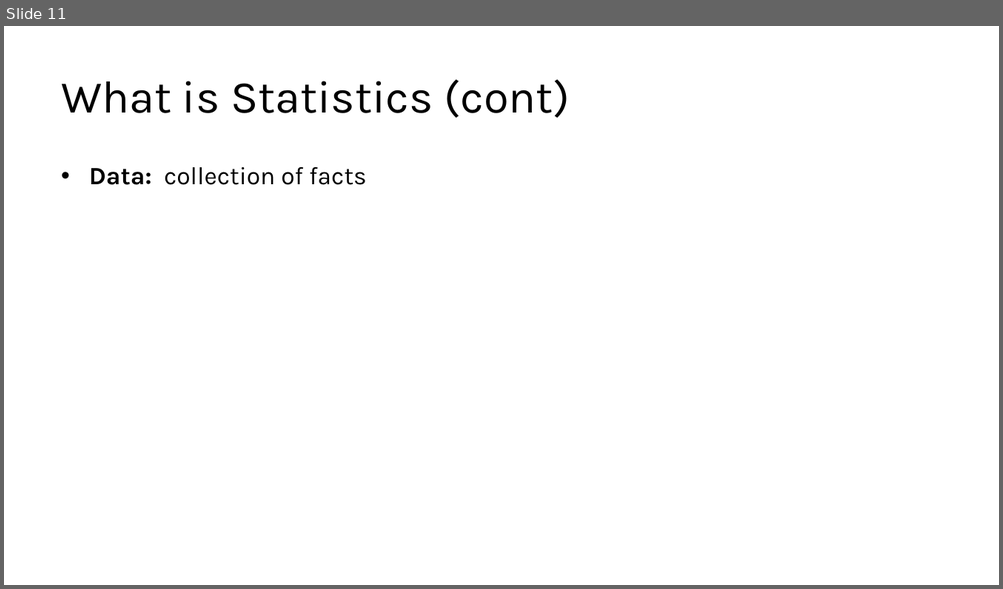
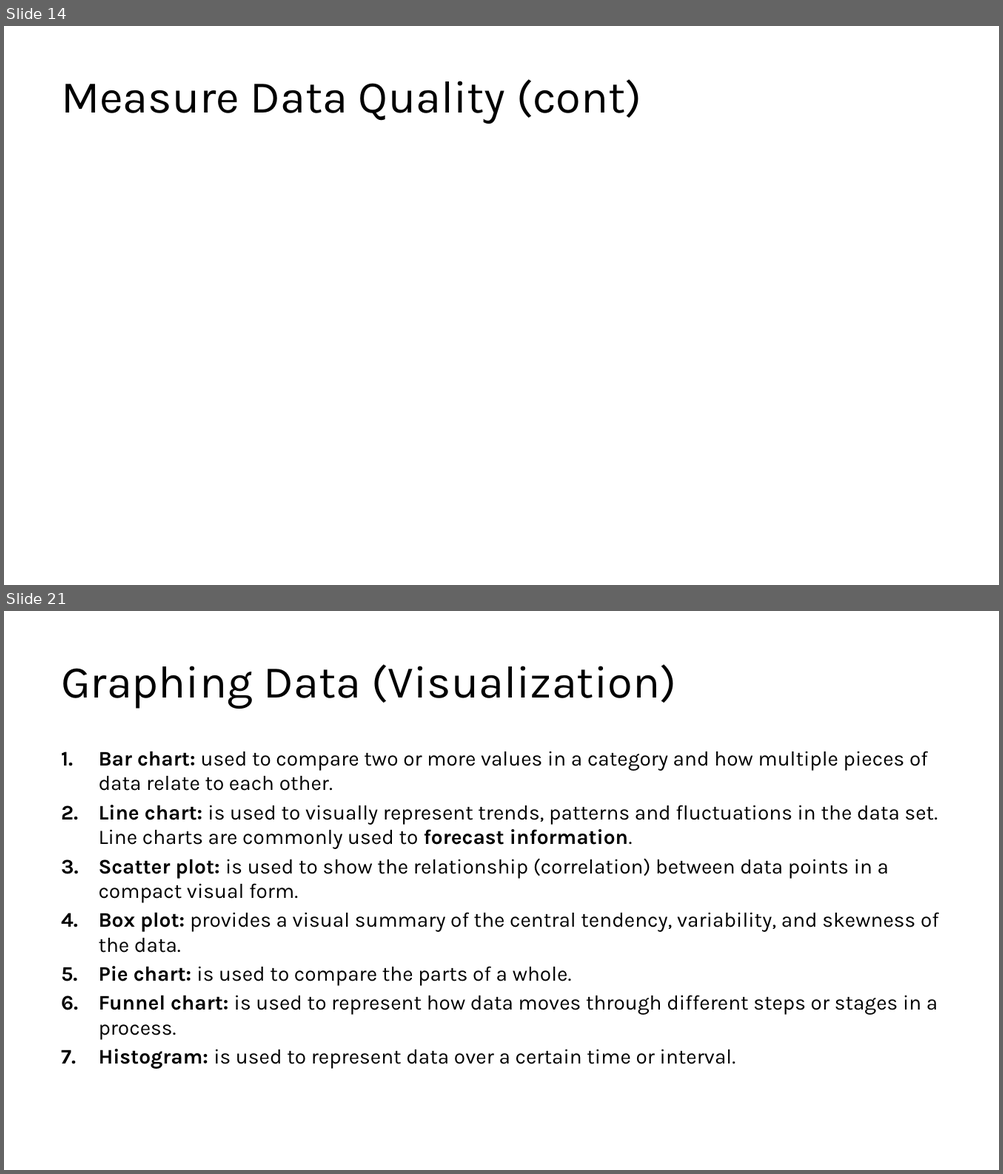
Before and after one commit to kershrita/Data-Science-Roadmap, a slide deck: slides/Session 02 - Introduction to Statistics.pptx. Shown one above the other, each under a label of ours: slide 11 before the commit, slides 14 and 21 after it; the slides between them are not shown. The pictures are 1003x589 and 1003x1174 pixels, drawn with LibreOffice and Linux fonts; fonts in the diff are those of the drawing; grey boxes stand for pictures. Boxes give left, top, right and bottom in pixels: in the first picture for what was removed or moved away, otherwise in the second. Text is boxed around its words. In the diff, an @@ line names an element or a change of style, - is before the commit and + after.

```diff
--- a/slides/Session 02 - Introduction to Statistics.pptx
+++ b/slides/Session 02 - Introduction to Statistics.pptx
@@ slide 21 added at [4, 611, 999, 1170], background #FFFFFF @@
@@ title added at [61, 664, 676, 709], 44 pt, text #000000 @@
+Graphing Data (Visualization)
@@ text added at [99, 751, 939, 1069], 20 pt, text #000000 @@
+1. Bar chart: used to compare two or more values in a category and how multiple pieces of data relate to each other.
+2. Line chart: is used to visually represent trends, patterns and fluctuations in the data set. Line charts are commonly used to forecast information.
+3. Scatter plot: is used to show the relationship (correlation) between data points in a compact visual form.
+4. Box plot: provides a visual summary of the central tendency, variability, and skewness of the data.
+5. Pie chart: is used to compare the parts of a whole.
+6. Funnel chart: is used to represent how data moves through different steps or stages in a process.
+7. Histogram: is used to represent data over a certain time or interval.
@@ what was slide 11 is now slide 14 @@
@@ slide 14 changed as well @@
@@ title at [61, 79, 641, 124]: text changed @@
-What is Statistics (cont)
+Measure Data Quality (cont)
@@ text removed at [89, 167, 367, 185] @@
-• Data: collection of facts
```
Also in this commit, not shown: 8 other slides changed, 22 other slides added, 2 slides removed.
